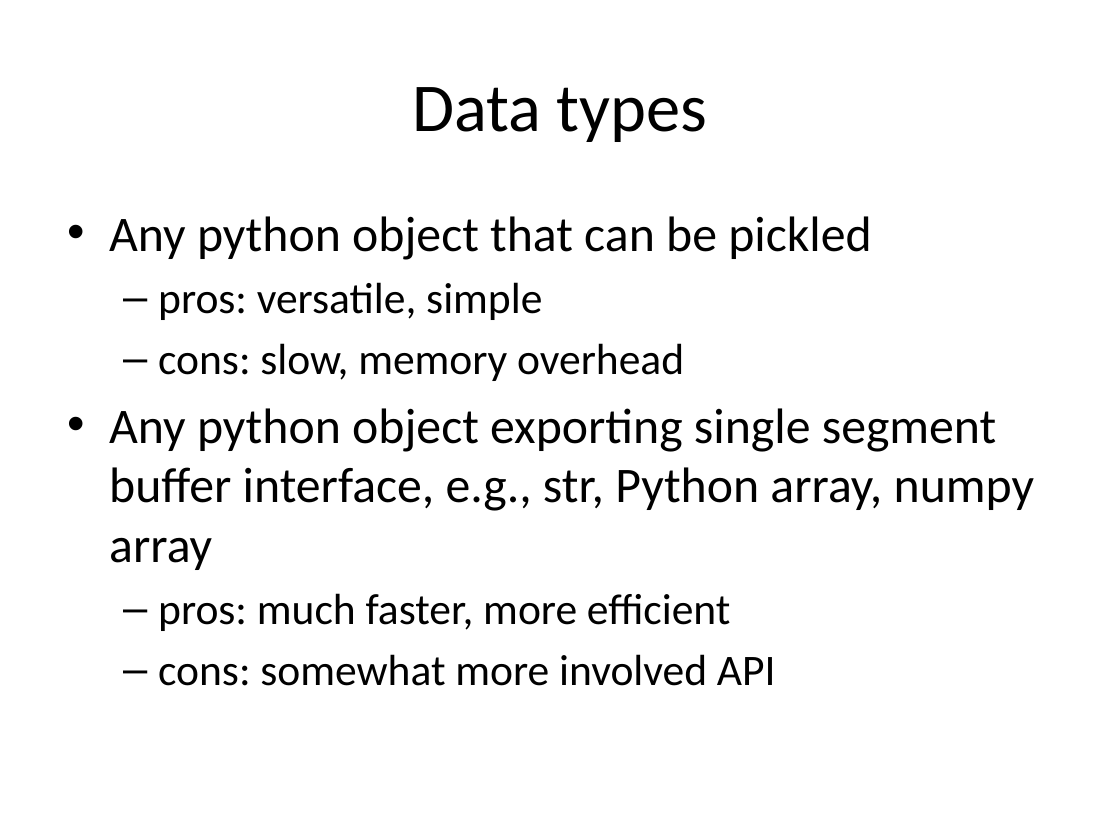
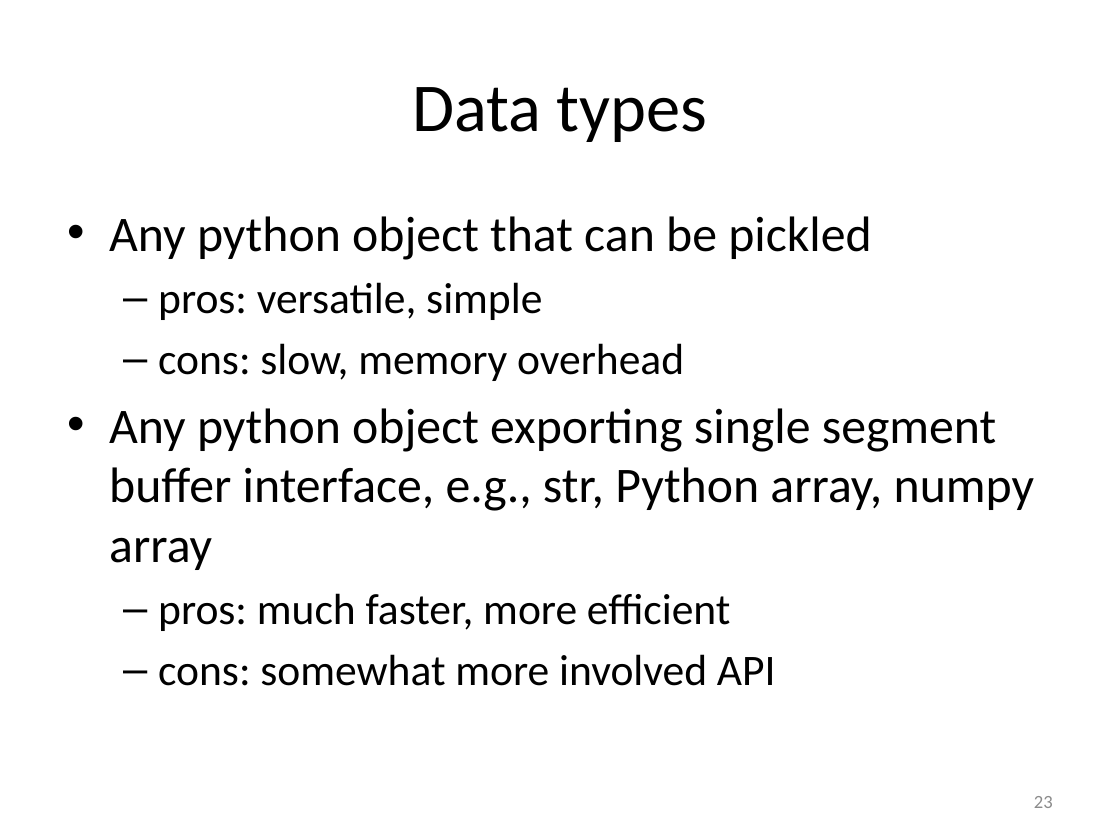
Before and after one commit to gjbex/training-material, a slide deck: slide 23 of Python/Mpi4py/mpi4py.pptx (slide 22 before the commit). Drawn at 1120x840 pixels with LibreOffice and Linux fonts; fonts in the diff are those of the drawing. Boxes give left, top, right and bottom in pixels: in the first picture for what was removed or moved away, otherwise in the second. Text is boxed around its words. In the diff, an @@ line names an element or a change of style, - is before the commit and + after.

```diff
--- a/Python/Mpi4py/mpi4py.pptx
+++ b/Python/Mpi4py/mpi4py.pptx
@@ page number added at (x1=1034, y1=796, x2=1053, y2=808), 12 pt, text #8C8C8C @@
+23
```
Also in this commit, not shown: 27 other slides changed, 1 slide added.
